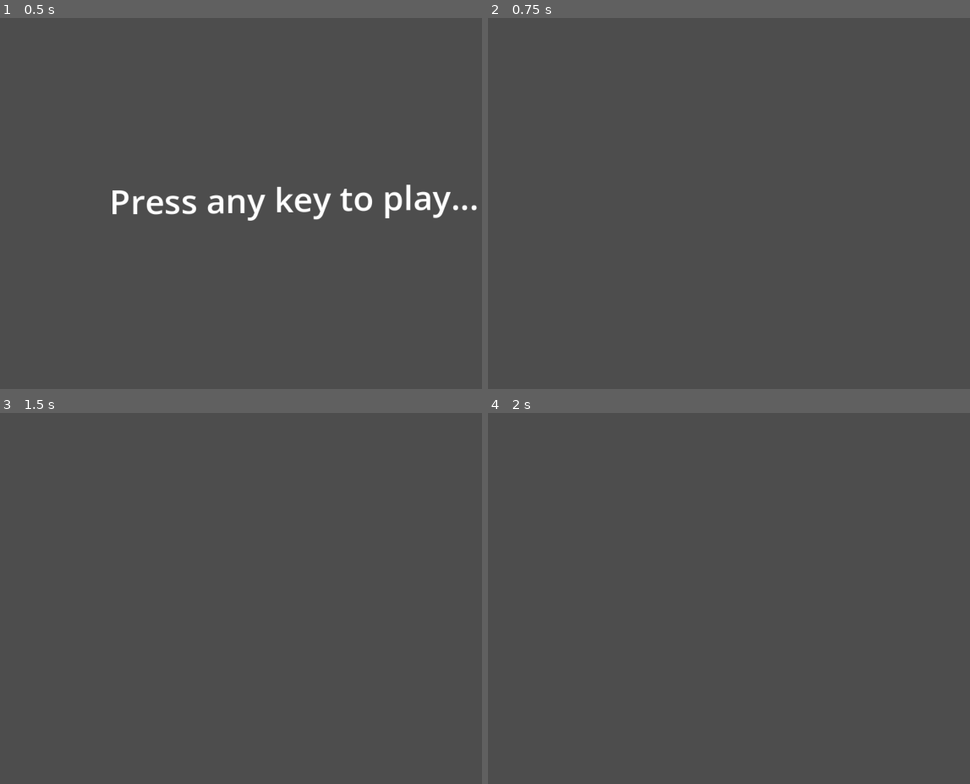
Above: before the commit, frames 1-4 (two rows, left to right).
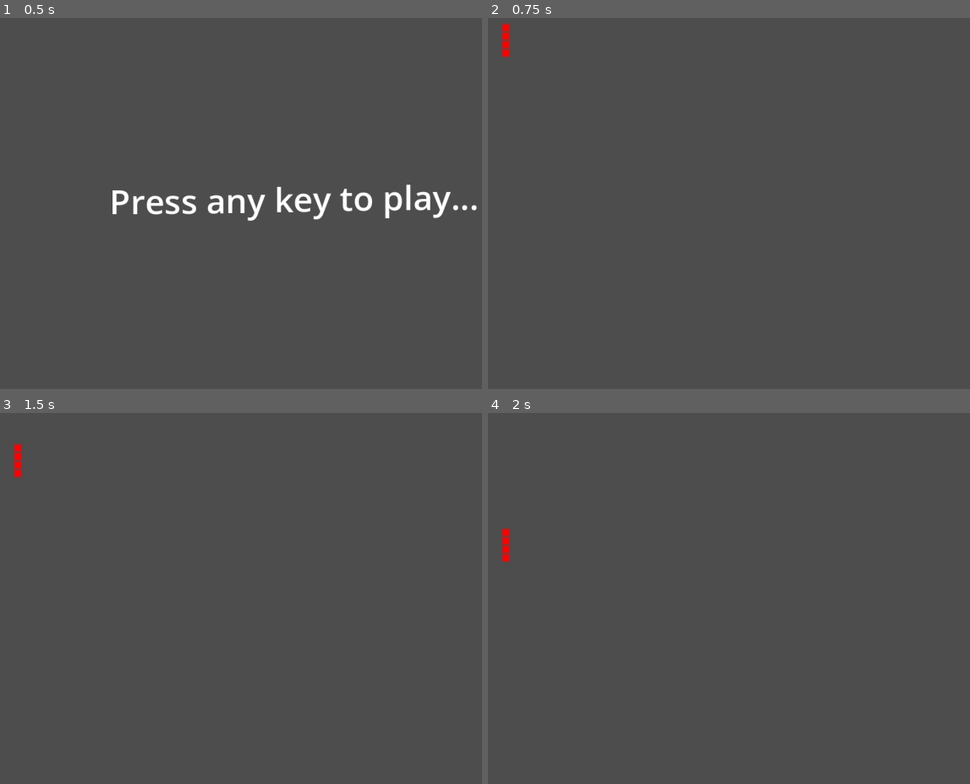
Above: after the commit, the same moments.

Repository: abFrancisco/tetris_clone
Game: Godot game, scene res://main.tscn
Same seed, same stepped clock (60 frames per second), same inputs: the game is played once before the commit and once after it.
Inputs:
- Up to frame 1 (0.5 s): no input
- Up to frame 2 (0.75 s): tap Enter at 0.5 s; hold D (right, bound only after the commit) from 0.53 s (still down); tap Alt at 0.6 s
- Up to frame 3 (1.5 s): tap Tab at 0.8, 1.35 s; tap Space at 1.25 s; release D (right, bound only after the commit) at 1.28 s; hold S (down, bound only after the commit) from 1.28 s (still down)
- Up to frame 4 (2 s): keep holding S (down, bound only after the commit); tap Ctrl at 1.55 s

Frame 1 is identical in both runs. In frame 2, 0.2% of the frame differs, in the area x 2-5%, y 1-11%; in frame 3, 0.2%; in frame 4, 0.2%.

Commit message:
implemented:
 - tetromino class
 - spawning the pieces on the board
 - moving the pieces on the board
 - rotating the pieces on the board

No collisions of any sort implemented yet.

Diff:
--- a/level.gd
+++ b/level.gd
@@ -1 +1,89 @@
 extends Node2D
+
+var grid_height:int=20
+var grid_width:int=10
+var game_grid:Array[PackedByteArray]
+const MAX_TICK_TIME=1.0
+const MIN_TICK_TIME=0.05
+const DROP_TICK_TIME=0.05
+var tick_time=1.0
+
+var pieces:Dictionary[String, Array]={
+	"i":[[0, 0, 0, 0],[1, 1, 1, 1],[0, 0, 0 ,0],[0, 0, 0, 0]]
+}
+var current_piece:tetromino=null
+
+func _ready():
+	fill_game_grid()
+	if current_piece==null:
+		spawn_piece()
+
+func _draw():
+	for x in range(game_grid.size()):
+		for y in range(game_grid[0].size()):
+			if game_grid[x][y] != 0:
+				draw_rect(Rect2(x*4, y*4, 2, 2), Color.DARK_BLUE, true, -1.0, true)
+	for x in range(current_piece.cells.size()):
+		for y in range(current_piece.cells.size()):
+			if current_piece.cells[x][y] != 0:
+				draw_rect(Rect2((x+current_piece.piece_position.x)*4, (y+current_piece.piece_position.y)*4, 2, 2), Color.RED, true, -1.0, true)
+
+func render():
+	#inside the delayed clock timer
+	if current_piece==null:
+		spawn_piece()
+
+	queue_redraw()
+	#spawn piece into game grid
+	#maintain control using "func _input" and "gravity"
+	#commit the piece when it cant move anymore, check collisoins
+	#REPEAT
+
+	#MISSING A WAY TO REDUCE TRIGGER TIME for example when pressin down button
+
+func _input(event):
+	if event.is_action_pressed("left"):
+		move_piece(Vector2.LEFT)
+		render()
+	elif event.is_action_pressed("right"):
+		move_piece(Vector2.RIGHT)
+		render()
+	if event.is_action_pressed("up"):
+		rotate_piece(CLOCKWISE)
+		render()
+	elif event.is_action_pressed("down"):
+		%TickTimer.wait_time=DROP_TICK_TIME
+		%TickTimer.start()
+	elif event.is_action_released("down"):
+		%TickTimer.wait_time=tick_time
+
+func fill_game_grid():
+	for x in range(grid_width):
+		var row=PackedByteArray()
+		row.resize(grid_height)
+		row.fill(0)
+		game_grid.append(row)
+
+func spawn_piece():
+	current_piece=tetromino.new()
+	current_piece.cells=pieces.get("i")
+	current_piece.piece_position=Vector2(5, 2)
+
+func move_piece(vec:Vector2):
+	current_piece.piece_position+=vec
+	render()
+
+func rotate_piece(direction:int):
+	var n:int = current_piece.cells.size()
+	print("rotate")
+	var result:Array[Array]
+	result.resize(n)
+	for i in range(n):
+		result[i].resize(n)
+	for i in range(n):
+		for j in range(n):
+			result[n - j - 1][i] = current_piece.cells[i][j];
+	current_piece.cells=result
+
+func _on_gravity_timer_timeout():
+	move_piece(Vector2.DOWN)
--- a/level.tscn
+++ b/level.tscn
@@ -4,3 +4,9 @@
 
 [node name="Level" type="Node2D"]
 script = ExtResource("1_u52ul")
+
+[node name="TickTimer" type="Timer" parent="."]
+unique_name_in_owner = true
+autostart = true
+
+[connection signal="timeout" from="TickTimer" to="." method="_on_gravity_timer_timeout"]
--- a/project.godot
+++ b/project.godot
@@ -24,6 +24,39 @@
 window/stretch/scale=4.0
 window/stretch/scale_mode="integer"
 
+[input]
+
+left={
+"deadzone": 0.2,
+"events": [Object(InputEventKey,"resource_local_to_scene":false,"resource_name":"","device":-1,"window_id":0,"alt_pressed":false,"shift_pressed":false,"ctrl_pressed":false,"meta_pressed":false,"pressed":false,"keycode":0,"physical_keycode":4194319,"key_label":0,"unicode":0,"location":0,"echo":false,"script":null)
+, Object(InputEventKey,"resource_local_to_scene":false,"resource_name":"","device":-1,"window_id":0,"alt_pressed":false,"shift_pressed":false,"ctrl_pressed":false,"meta_pressed":false,"pressed":false,"keycode":0,"physical_keycode":65,"key_label":0,"unicode":97,"location":0,"echo":false,"script":null)
+]
+}
+right={
+"deadzone": 0.2,
+"events": [Object(InputEventKey,"resource_local_to_scene":false,"resource_name":"","device":-1,"window_id":0,"alt_pressed":false,"shift_pressed":false,"ctrl_pressed":false,"meta_pressed":false,"pressed":false,"keycode":0,"physical_keycode":68,"key_label":0,"unicode":100,"location":0,"echo":false,"script":null)
+, Object(InputEventKey,"resource_local_to_scene":false,"resource_name":"","device":-1,"window_id":0,"alt_pressed":false,"shift_pressed":false,"ctrl_pressed":false,"meta_pressed":false,"pressed":false,"keycode":0,"physical_keycode":4194321,"key_label":0,"unicode":0,"location":0,"echo":false,"script":null)
+]
+}
+up={
+"deadzone": 0.2,
+"events": [Object(InputEventKey,"resource_local_to_scene":false,"resource_name":"","device":-1,"window_id":0,"alt_pressed":false,"shift_pressed":false,"ctrl_pressed":false,"meta_pressed":false,"pressed":false,"keycode":0,"physical_keycode":87,"key_label":0,"unicode":119,"location":0,"echo":false,"script":null)
+, Object(InputEventKey,"resource_local_to_scene":false,"resource_name":"","device":-1,"window_id":0,"alt_pressed":false,"shift_pressed":false,"ctrl_pressed":false,"meta_pressed":false,"pressed":false,"keycode":0,"physical_keycode":4194320,"key_label":0,"unicode":0,"location":0,"echo":false,"script":null)
+]
+}
+down={
+"deadzone": 0.2,
+"events": [Object(InputEventKey,"resource_local_to_scene":false,"resource_name":"","device":-1,"window_id":0,"alt_pressed":false,"shift_pressed":false,"ctrl_pressed":false,"meta_pressed":false,"pressed":false,"keycode":0,"physical_keycode":83,"key_label":0,"unicode":115,"location":0,"echo":false,"script":null)
+, Object(InputEventKey,"resource_local_to_scene":false,"resource_name":"","device":-1,"window_id":0,"alt_pressed":false,"shift_pressed":false,"ctrl_pressed":false,"meta_pressed":false,"pressed":false,"keycode":0,"physical_keycode":4194322,"key_label":0,"unicode":0,"location":0,"echo":false,"script":null)
+]
+}
+drop_hard={
+"deadzone": 0.2,
+"events": [Object(InputEventKey,"resource_local_to_scene":false,"resource_name":"","device":-1,"window_id":0,"alt_pressed":false,"shift_pressed":false,"ctrl_pressed":false,"meta_pressed":false,"pressed":false,"keycode":0,"physical_keycode":32,"key_label":0,"unicode":32,"location":0,"echo":false,"script":null)
+, Object(InputEventKey,"resource_local_to_scene":false,"resource_name":"","device":-1,"window_id":0,"alt_pressed":false,"shift_pressed":false,"ctrl_pressed":false,"meta_pressed":false,"pressed":false,"keycode":0,"physical_keycode":4194326,"key_label":0,"unicode":0,"location":0,"echo":false,"script":null)
+]
+}
+
 [rendering]
 
 renderer/rendering_method="gl_compatibility"
--- /dev/null
+++ b/tetromino.gd
@@ -0,0 +1,4 @@
+class_name tetromino extends Node2D
+
+var cells:Array
+var piece_position:Vector2=Vector2.ZERO
Not shown, added: tetromino.gd.uid
